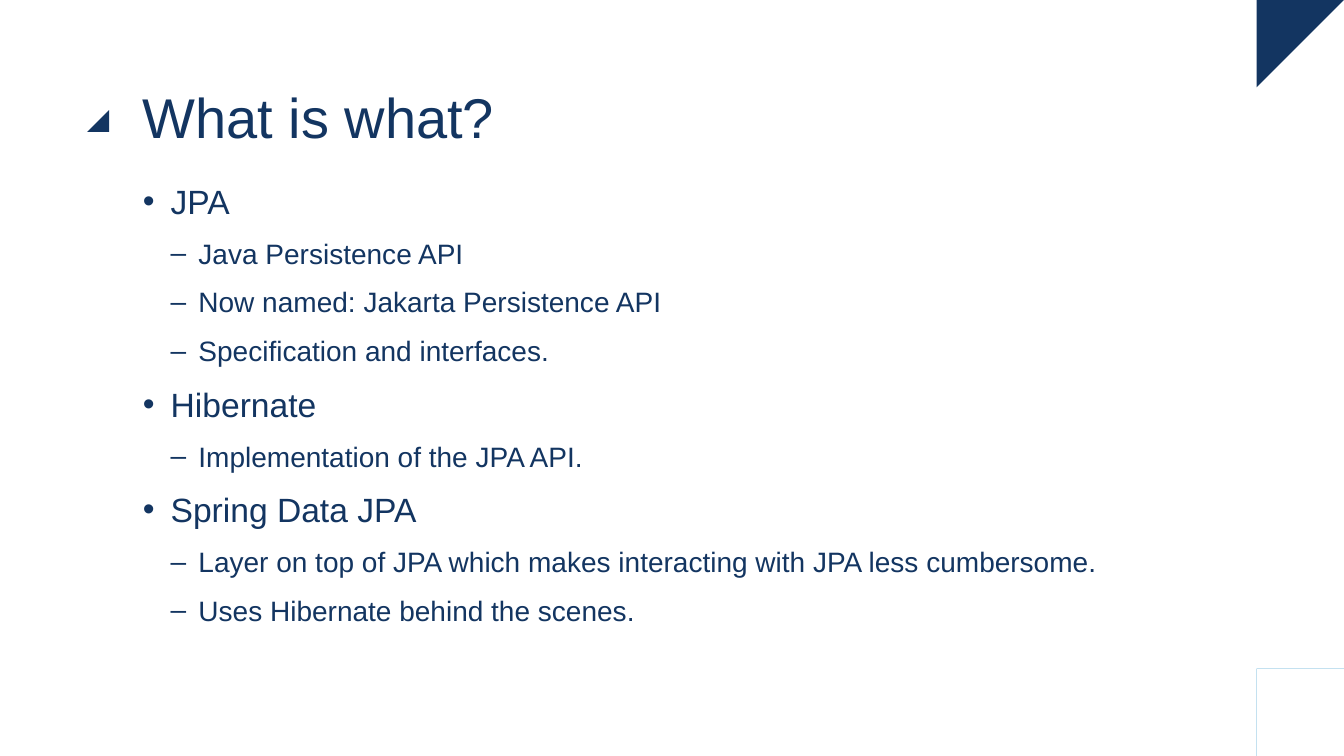
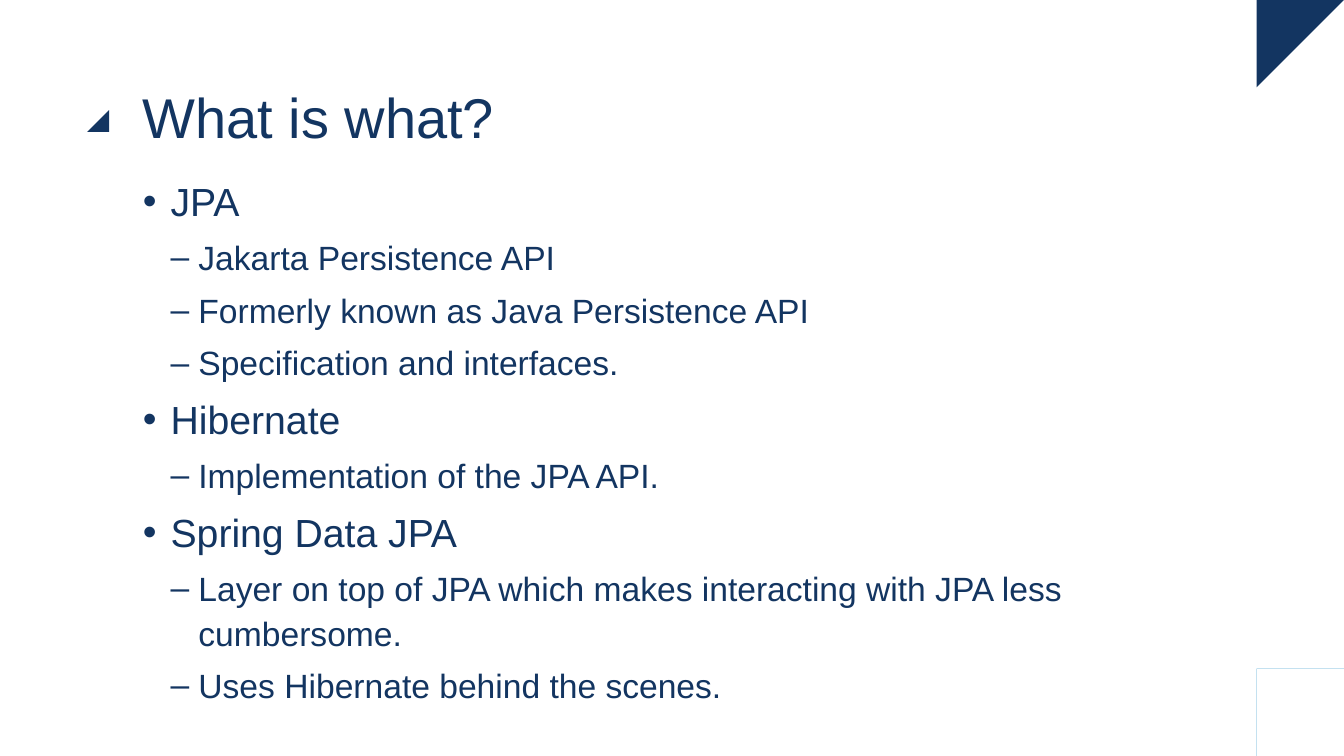
Before and after one commit to raoulvdberge/jpa-with-hibernate, a slide deck: slide 5 of slides.pptx. Drawn at 1344x756 pixels with LibreOffice and Linux fonts; fonts in the diff are those of the drawing. Boxes give left, top, right and bottom in pixels: in the first picture for what was removed or moved away, otherwise in the second. Text is boxed around its words. In the diff, an @@ line names an element or a change of style, - is before the commit and + after.

```diff
--- a/slides.pptx
+++ b/slides.pptx
@@ text at (x1=171, y1=189, x2=1062, y2=699): size 24 to 28 pt in "JPA", "Hibernate", "Spring Data JPA"; size 20 to 24 pt in "Specification and interfaces.", "Implementation of the JPA API.", "Layer on top of JPA which makes ...", "Uses Hibernate behind the scenes."; line spacing 1.2 to 1.1 @@
@@ text at (x1=198, y1=245, x2=809, y2=330): text changed; size 20 to 24 pt @@
-  – Java Persistence API
-  – Now named: Jakarta Persistence API
+  – Jakarta Persistence API
+  – Formerly known as Java Persistence API
```
Also in this commit, not shown: 22 other slides changed, 1 other file.
